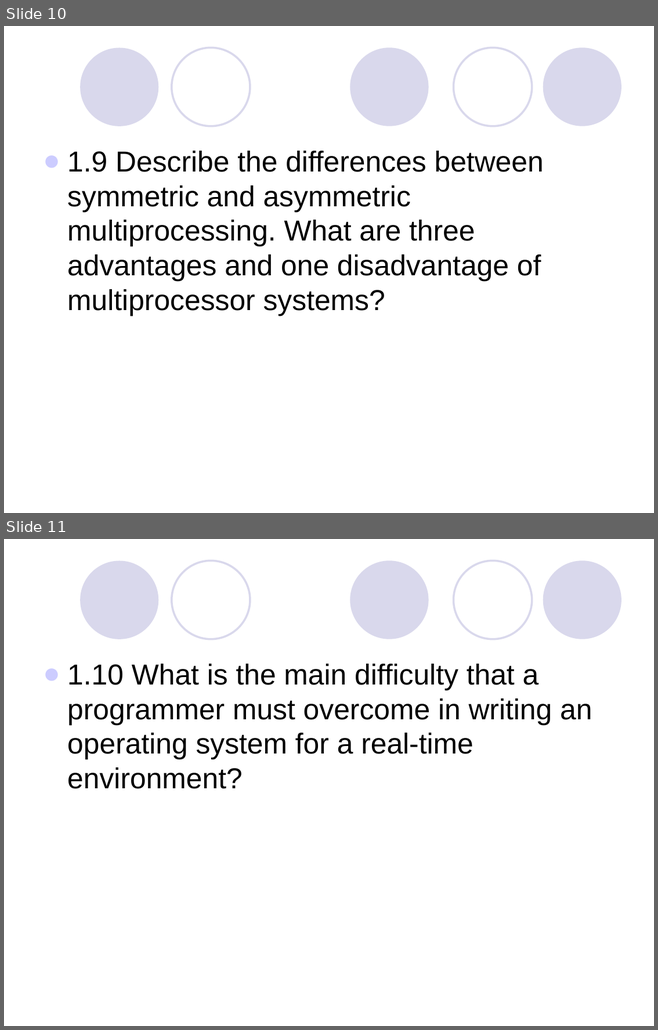
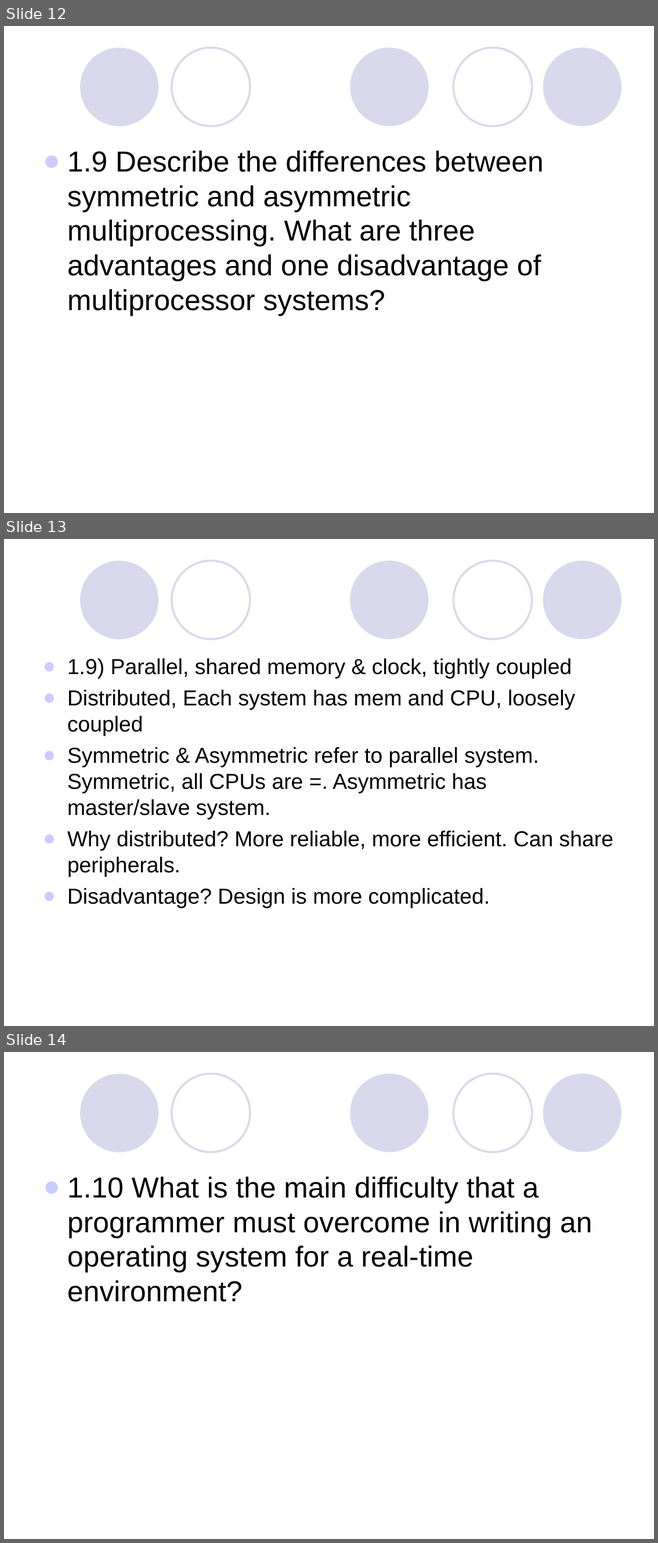
Before and after one commit to martip23/OperatingSystemNotes, a slide deck: Questions/chap1.ppt. Shown one above the other, each under a label of ours: slides 10 and 11 before the commit, slides 12, 13 and 14 after it. The pictures are 658x1030 and 658x1543 pixels, drawn with LibreOffice and Linux fonts; fonts in the diff are those of the drawing. Boxes give left, top, right and bottom in pixels: in the first picture for what was removed or moved away, otherwise in the second. Text is boxed around its words. In the diff, an @@ line names an element or a change of style, - is before the commit and + after.

```diff
--- a/Questions/chap1.ppt
+++ b/Questions/chap1.ppt
@@ slide 13 added at (x1=4, y1=539, x2=654, y2=1026), background #FFFFFF; not listed: 5 template elements that a slide beside it also shows @@
@@ text added at (x1=67, y1=658, x2=613, y2=908), 24 pt, text #000000 @@
+● 1.9) Parallel, shared memory & clock, tightly coupled
+● Distributed, Each system has mem and CPU, loosely coupled
+● Symmetric & Asymmetric refer to parallel system. Symmetric, all CPUs are =. Asymmetric has master/slave system.
+● Why distributed? More reliable, more efficient. Can share peripherals.
+● Disadvantage? Design is more complicated.
@@ what was slide 10 is now slide 12 @@
@@ what was slide 11 is now slide 14 @@
```
Also in this commit, not shown: 3 other slides added, 5 other files.
